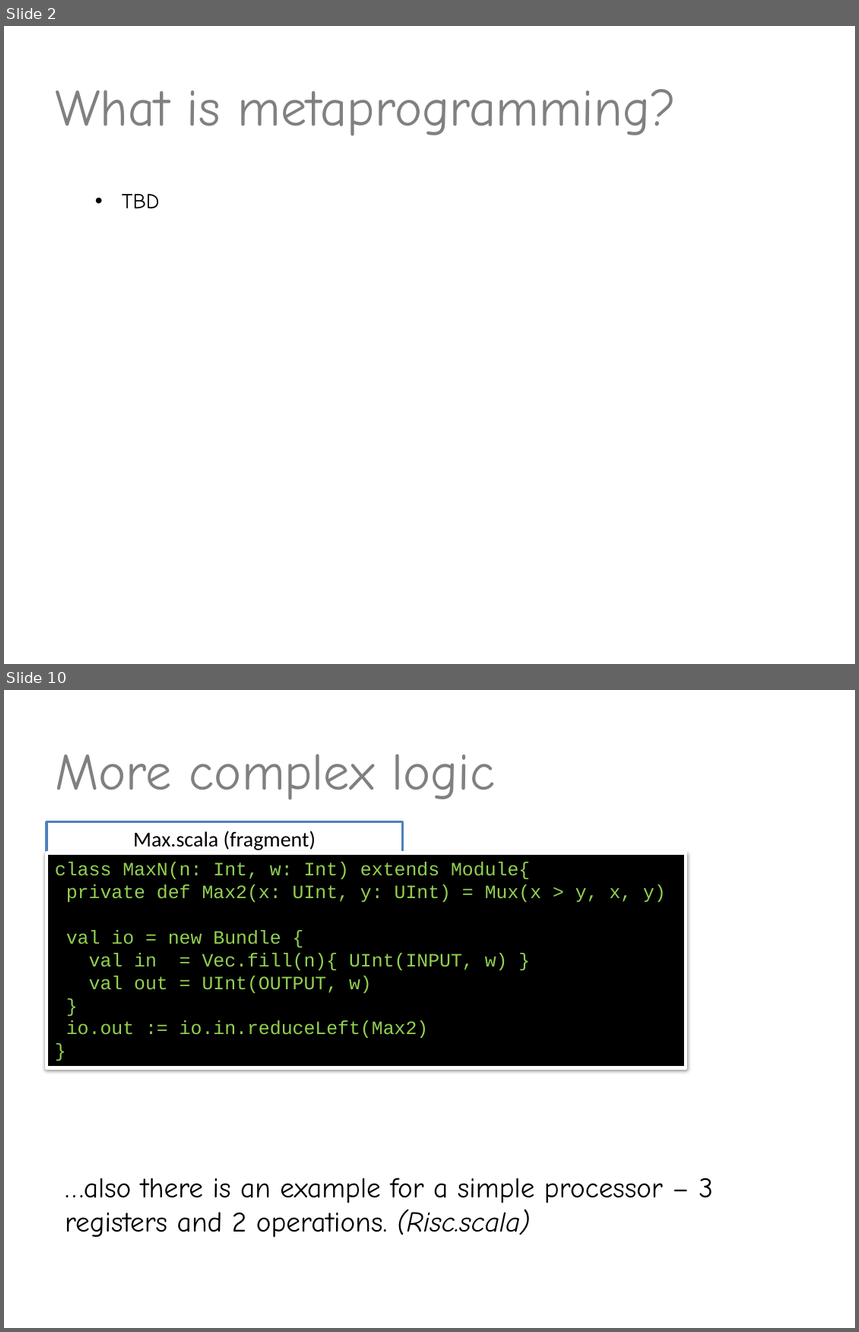
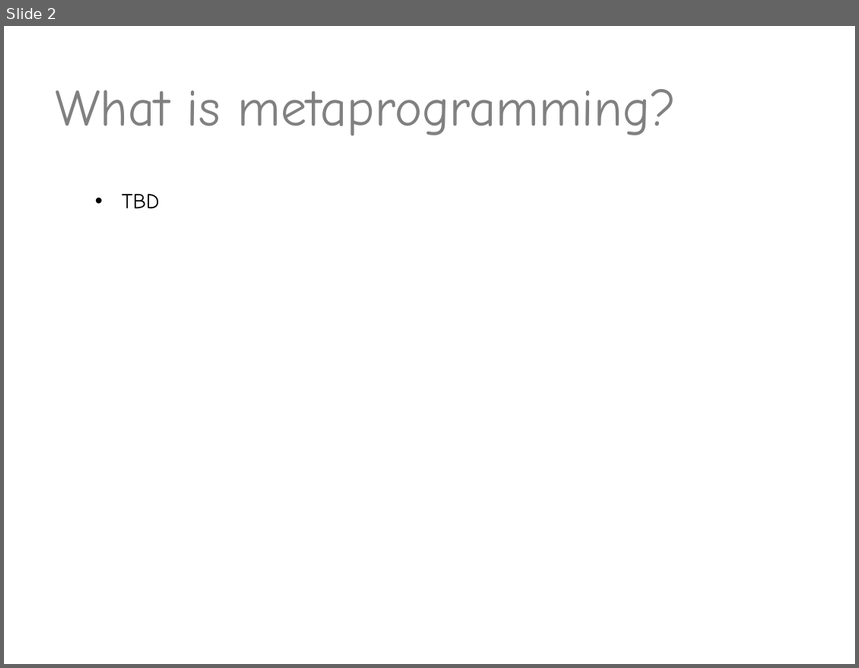
Before and after one commit to valdisxp1/scala-metaprograming-fun, a slide deck: Scala_metaprogramming.pptx. Shown one above the other, each under a label of ours: slides 2 and 10 before the commit, slide 2 after it; the slides between them are not shown. The pictures are 859x1332 and 859x668 pixels, drawn with LibreOffice and Linux fonts; fonts in the diff are those of the drawing. Boxes give left, top, right and bottom in pixels: in the first picture for what was removed or moved away, otherwise in the second. Text is boxed around its words. In the diff, an @@ line names an element or a change of style, - is before the commit and + after.

```diff
--- a/Scala_metaprogramming.pptx
+++ b/Scala_metaprogramming.pptx
@@ slide 10 removed at [4, 690, 855, 1328], background #FFFFFF @@
@@ title removed at [55, 754, 495, 800] @@
-More complex logic
@@ rectangle removed at [47, 822, 402, 855] @@
-Max.scala (fragment)
@@ rectangle removed at [47, 853, 686, 1068] @@
-class MaxN(n: Int, w: Int) extends Module{
-private def Max2(x: UInt, y: UInt) = Mux(x > y, x, y)
-val io = new Bundle {
-val in = Vec.fill(n){ UInt(INPUT, w) }
-val out = UInt(OUTPUT, w)
-}
-io.out := io.in.reduceLeft(Max2)
-}
@@ text removed at [65, 1178, 713, 1238] @@
-…also there is an example for a simple processor – 3 registers and 2 operations. (Risc.scala)
```
Also in this commit, not shown: 2 slides changed, 1 slide added, 8 other slides removed.
